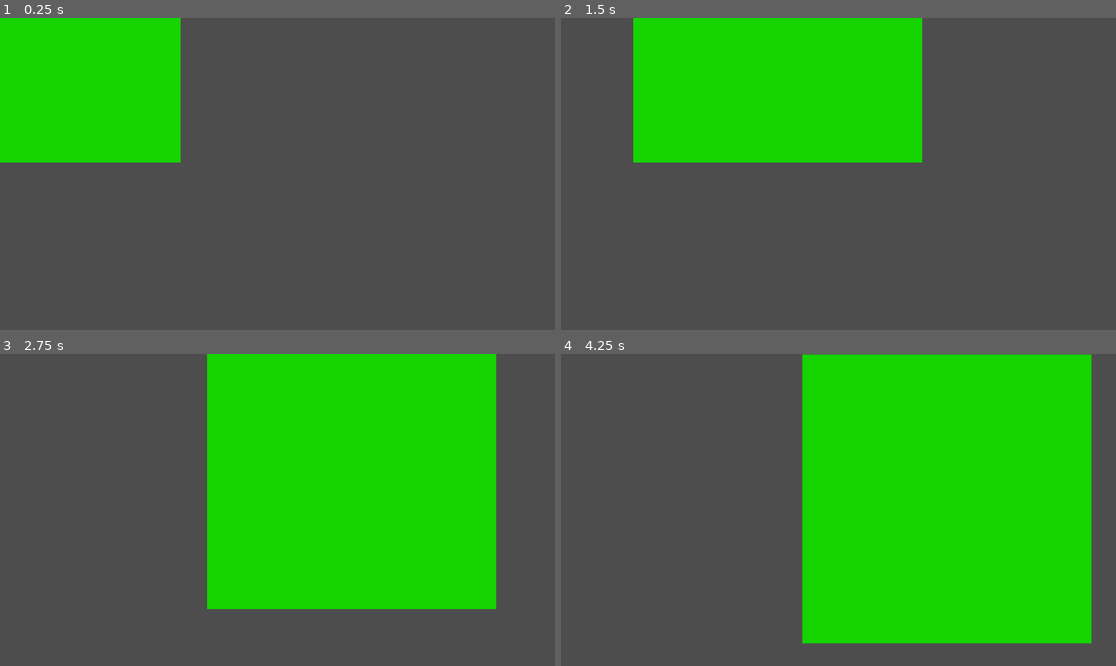
Above: before the commit, frames 1-4 (two rows, left to right).
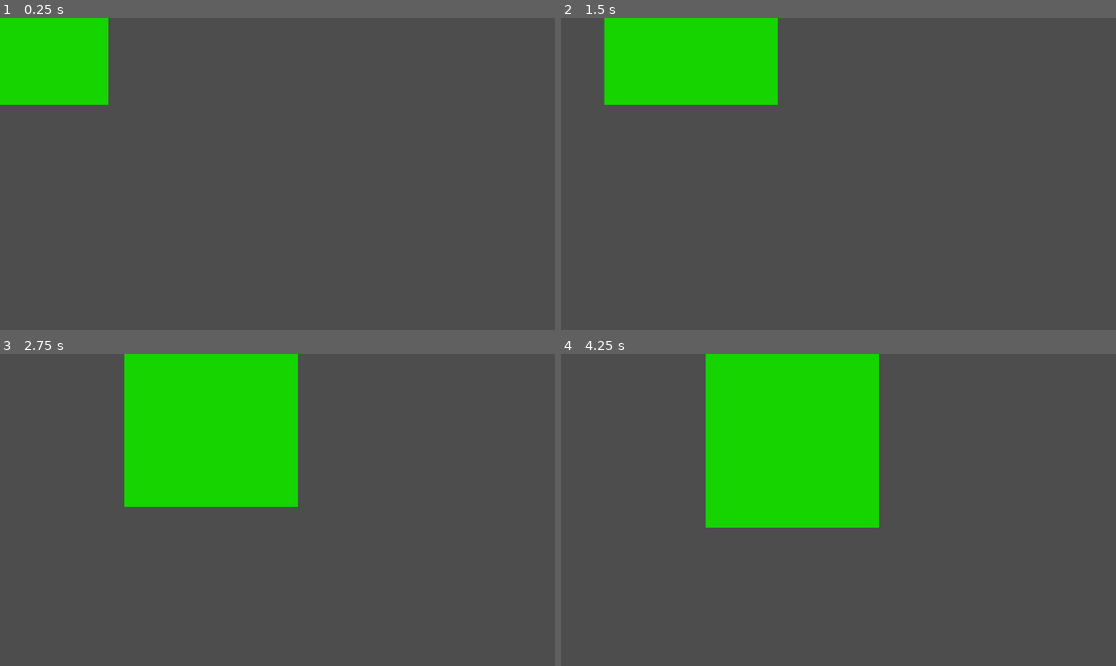
Above: after the commit, the same moments.

Repository: Mapachana/GlobalGameJam2024
Game: Godot game, scene res://escenas/personajes.tscn
Two runs of this game, one before a commit and one after it. Both use one fixed random seed, a clock stepped at 60 frames per second and the inputs below.
Inputs (mouse positions are in pixels of both pictures, inside the frame that each line leads up to):
- Up to frame 1 (0.25 s): no input
- Up to frame 2 (1.5 s): move the mouse to (960, 158) at 0.52 s; click (960, 158) at 0.67 s; move the mouse to (727, 189) at 1.27 s; click (727, 189) at 1.42 s
- Up to frame 3 (2.75 s): move the mouse to (333, 441) at 2.02 s; click (333, 441) at 2.17 s
- Up to frame 4 (4.25 s): move the mouse to (810, 572) at 2.77 s; click (810, 572) at 2.92 s; move the mouse to (1005, 556) at 3.52 s; click (1005, 556) at 3.67 s

The runs differ from the first frame. In frame 1, 9.6% of the frame differs, in the area x 0-33%, y 0-47%; in frame 2, 18%; in frame 3, 42%; in frame 4, 51%, in the area x 26-96%, y 0-93%.

Commit message:
Adición de ruta

Diff:
--- /dev/null
+++ b/escenas/ruta.tscn
@@ -0,0 +1,3 @@
+[gd_scene format=3 uid="uid://qrke8xc8tsec"]
+
+[node name="Ruta" type="Node2D"]
--- a/project.godot
+++ b/project.godot
@@ -18,3 +18,8 @@
 [autoload]
 
 Globales="*res://default/defecto.gd"
+
+[display]
+
+window/size/viewport_width=1920
+window/size/viewport_height=1080
